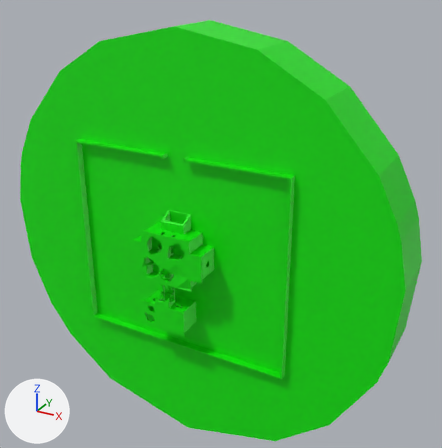
The OBJ model Pivot/assets/meshes/lab/lab_0003_col.obj as it was, and as the next commit left it.
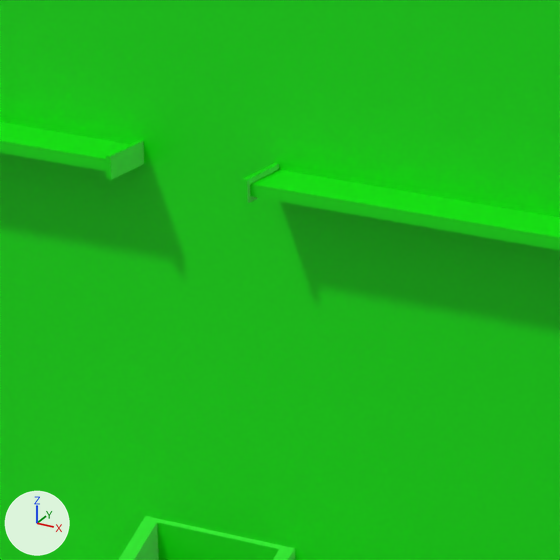
Each version is shown whole from a camera (50 mm lens) standing at (2029.0, -3062.0, 1908.0) and looking at (194.0, 275.0, 239.0), then close up on the part from 33% to 52% of the width and 29% to 48% of the height. The lights are fixed; the arrows at lower left show +X, +Y and +Z. Where no turn or scale is listed for an object, it has been applied to the vertices. Vertices at the same position are counted once.

The scene before the commit, as lines of its bpy script (objects in view):
```python
me_render_012_cube_052 = bpy.data.meshes.new('RENDER.012_Cube.052')
me_render_012_cube_052.from_pydata(...)  # 3963 vertices, 8180 faces; spans x -1394.0..1500.0, y -176.0..416.0, z -1368.0..1536.0
me_render_012_cube_052.materials.append(mat_material_005)  # green #06e700
ob_render_012_cube_052 = bpy.data.objects.new('RENDER.012_Cube.052', me_render_012_cube_052)
ob_render_012_cube_052.location = (0.0, 0.0, 0.0)
```
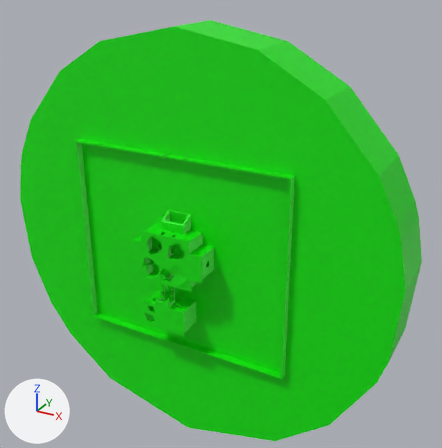
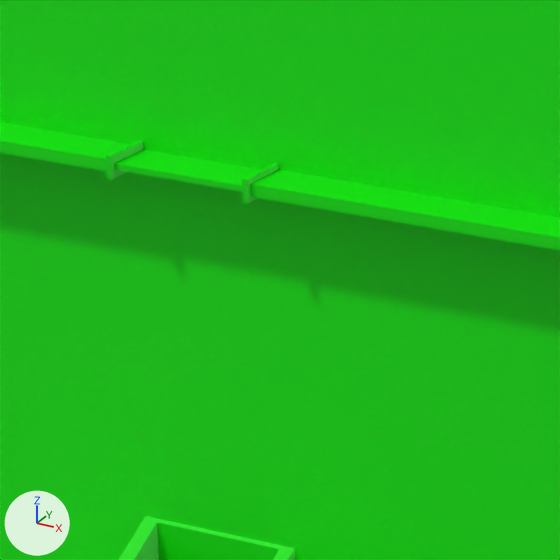
What differs and where, as boxes [x1, y1, x2, y2] in the close-ups (560 x 560 px):
part 1 of me_render_012_cube_052, added
    after: [110, 0, 274, 530]

Edits to the bpy script that builds the scene:
```text
Add mat_material_001:
    mat_material_001 = principled_material('Material.001')
    mat_material_001.base_color = (1.0, 1.0, 1.0)  # white #ffffff
    mat_material_001.emission_color = (1.0, 0.118, 0.00215)  # orange #ff6007
    mat_material_001.emission_strength = 100.0
Change me_render_012_cube_052:
    used by ob_render_012_cube_052; location = (0.0, 0.0, 0.0)
    remove me_render_012_cube_052.from_pydata(...)  # 3963 vertices, 8180 faces; spans x -1394.0..1500.0, y -176.0..416.0, z -1368.0..1536.0
    add me_render_012_cube_052.from_pydata(...)  # 3309 vertices, 6812 faces; spans x -1394.0..1500.0, y -176.0..416.0, z -1368.0..1536.0
    me_render_012_cube_052 part 1: 14 vertices added at x -35.0..110.0, y -46.0..4.0, z 763.0..769.0
    add me_render_012_cube_052.materials.append(mat_material_001)  # white #ffffff
```
